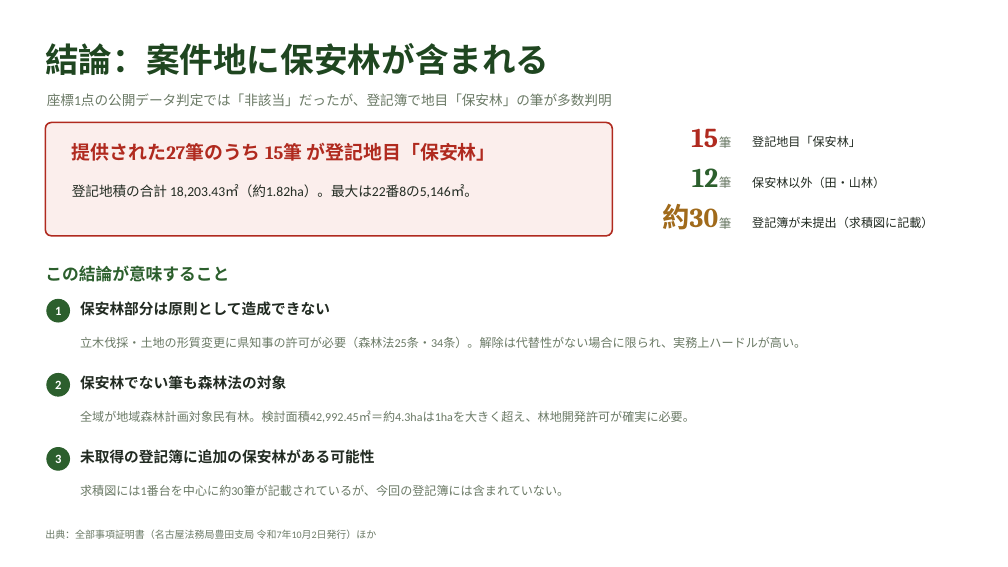
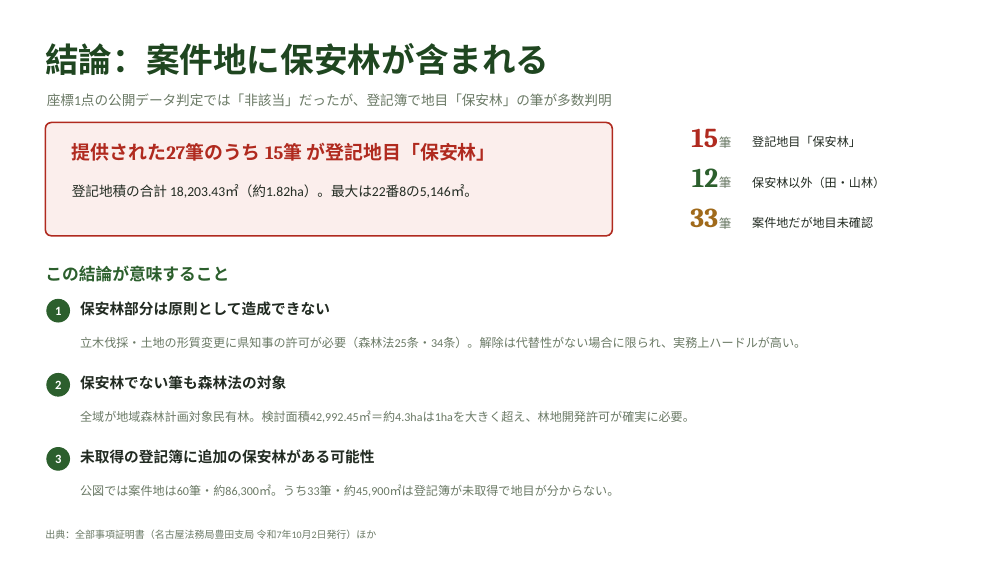
Before and after one commit to yonomotozumi-spec/battery-storage-dd, a slide deck: slide 2 of docs/保安林確認_岡崎市板田町.pptx. Drawn at 1008x567 pixels with LibreOffice and Linux fonts; fonts in the diff are those of the drawing. Boxes give left, top, right and bottom in pixels: in the first picture for what was removed or moved away, otherwise in the second. Text is boxed around its words. In the diff, an @@ line names an element or a change of style, - is before the commit and + after.

```diff
--- a/docs/保安林確認_岡崎市板田町.pptx
+++ b/docs/保安林確認_岡崎市板田町.pptx
@@ text at [690,208,718,228]: text changed @@
-約30
+33
@@ text at [752,217,873,228]: text changed @@
-登記簿が未提出（求積図に記載）
+案件地だが地目未確認
@@ text at [80,484,619,496]: text changed @@
-求積図には1番台を中心に約30筆が記載されているが、今回の登記簿には含まれていない。
+公図では案件地は60筆・約86,300㎡。うち33筆・約45,900㎡は登記簿が未取得で地目が分からない。
```
Also in this commit, not shown: 2 other slides changed, 1 slide added, 4 other files.
